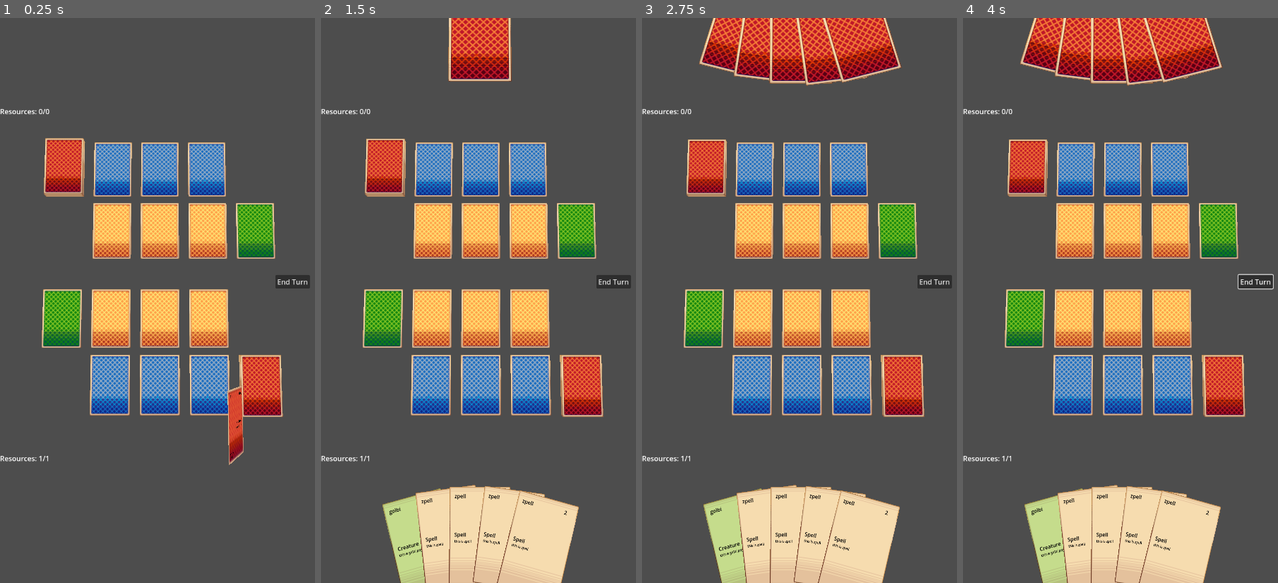
Above: before the commit, frames 1-4 (left to right).
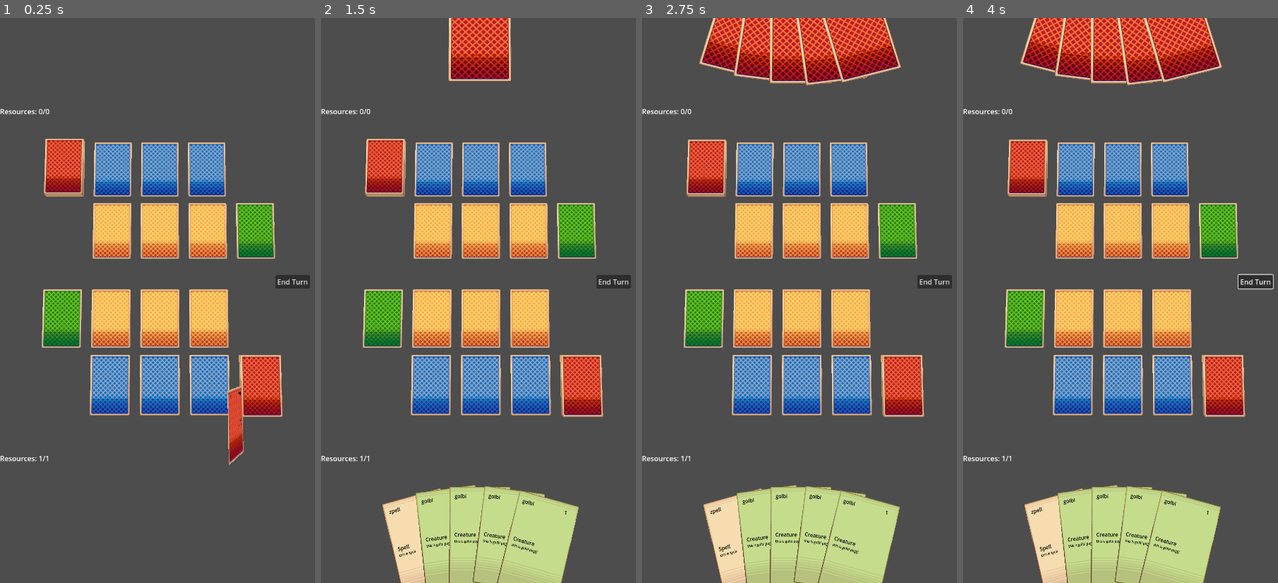
Above: after the commit, the same moments.

Repository: akaFalk/tcg
Game: Godot game, scene res://scenes/main.tscn
The game is run twice, just before and just after one commit, with the same random seed, the same clock (stepped at 60 frames per second) and the same inputs.
Inputs (mouse positions are in pixels of both pictures, inside the frame that each line leads up to):
- Up to frame 1 (0.25 s): no input
- Up to frame 2 (1.5 s): tap Enter at 0.5 s; move the mouse to (550, 272) at 0.52 s; hold Up (ui_up) 0.53-1.25 s; tap O at 0.6 s; click (550, 272) at 0.67 s; drag from (415, 328) to (462, 413) at 1.27 s
- Up to frame 3 (2.75 s): move the mouse to (834, 176) at 2.02 s; hold Up (ui_up) from 2.03 s (still down); tap Shift at 2.1 s
- Up to frame 4 (4 s): release Up (ui_up) at 2.75 s; click "End Turn" at 2.75 s; tap Space at 3.5 s; drag from (1104, 413) to (1026, 215) at 3.52 s

The runs differ from the first frame. In frame 1, 0.2% of the frame differs, in the area x 13-90%, y 21-79%; in frame 2, 9.2%, in the area x 13-90%, y 21-100%; in frame 3, 9.2%; in frame 4, 9.2%.

Commit message:
dynamically load decks from resources

Diff:
--- /dev/null
+++ b/data/dummy_deck.tres
@@ -0,0 +1,11 @@
+[gd_resource type="Resource" script_class="DeckDefinition" load_steps=5 format=3 uid="uid://blh20038k3j8k"]
+
+[ext_resource type="Script" uid="uid://bgokkv64q1uju" path="res://scripts/resources/cards/card_data.gd" id="1_txy66"]
+[ext_resource type="Script" uid="uid://bpbh3m0e045nv" path="res://scripts/resources/deck_definition.gd" id="2_7hequ"]
+[ext_resource type="Resource" uid="uid://d0jwr8o7i8v0a" path="res://data/cards/golbi.tres" id="2_by38t"]
+[ext_resource type="Resource" uid="uid://bljy587kualaq" path="res://data/cards/magic_card.tres" id="3_6i32b"]
+
+[resource]
+script = ExtResource("2_7hequ")
+cards = Array[ExtResource("1_txy66")]([ExtResource("2_by38t"), ExtResource("2_by38t"), ExtResource("2_by38t"), ExtResource("2_by38t"), ExtResource("2_by38t"), ExtResource("2_by38t"), ExtResource("2_by38t"), ExtResource("2_by38t"), ExtResource("2_by38t"), ExtResource("2_by38t"), ExtResource("2_by38t"), ExtResource("2_by38t"), ExtResource("3_6i32b"), ExtResource("3_6i32b"), ExtResource("2_by38t"), ExtResource("3_6i32b"), ExtResource("3_6i32b"), ExtResource("3_6i32b"), ExtResource("3_6i32b"), ExtResource("3_6i32b")])
+metadata/_custom_type_script = "uid://bpbh3m0e045nv"
--- a/scenes/main.tscn
+++ b/scenes/main.tscn
@@ -7,6 +7,7 @@
 [ext_resource type="Texture2D" uid="uid://ctun7c2ec82y7" path="res://assets/card-back3.png" id="3_choun"]
 [ext_resource type="Resource" uid="uid://c5g282k7lsafi" path="res://data/player_hand.tres" id="3_muem4"]
 [ext_resource type="Script" uid="uid://c5jpt1q3vulgi" path="res://scripts/entities/hands/player_hand.gd" id="4_1nvsg"]
+[ext_resource type="Resource" uid="uid://blh20038k3j8k" path="res://data/dummy_deck.tres" id="5_yc10j"]
 [ext_resource type="PackedScene" uid="uid://c55oevxm0q8ee" path="res://scenes/deck.tscn" id="6_85g3d"]
 [ext_resource type="Script" uid="uid://c6iv3vhdxdf6g" path="res://scripts/systems/input/input_handler.gd" id="6_n1dqr"]
 [ext_resource type="Script" uid="uid://b1g1uel55m1wn" path="res://scripts/ui/resource_ui.gd" id="8_jkv2x"]
@@ -43,6 +44,7 @@
 transform = Transform3D(0.5, 0, 0, 0, 0.5, 0, 0, 0, 0.5, 2.7, 0.4, 0)
 card_loader = NodePath("../../CardLoader")
 card_hover_system = NodePath("../../Systems/Input/CardHoverSystem")
+deck_definition = ExtResource("5_yc10j")
 
 [node name="CreatureCardSlot1" parent="PlayerField" instance=ExtResource("3_0w6vj")]
 transform = Transform3D(0.50088, 0, 0, 0, 0.50088, 0, 0, 0, 0.50088, 0.9, 1.2, 0)
@@ -130,6 +132,7 @@
 card_loader = NodePath("../../CardLoader")
 card_hover_system = NodePath("../../Systems/Input/CardHoverSystem")
 player = 1
+deck_definition = ExtResource("5_yc10j")
 
 [node name="OpponentHand" type="Node3D" parent="OpponentField" node_paths=PackedStringArray("camera", "turn_system", "deck")]
 script = ExtResource("10_a8y0u")
--- a/scripts/entities/deck.gd
+++ b/scripts/entities/deck.gd
@@ -5,18 +5,19 @@
 @export var card_loader: CardLoader
 @export var card_hover_system: CardHoverSystem
 @export var player: PlayerData.Type = PlayerData.Type.PLAYER
+@export var deck_definition: DeckDefinition
 
 signal card_drawn(card: Card)
 
-var deck_definition: Array[String] = ["Golbi", "Golbi", "Golbi", "MagicCard", "MagicCard", "MagicCard", "Golbi", "Golbi", "MagicCard", "MagicCard", "MagicCard", "Golbi", "Golbi", "MagicCard", "MagicCard", "MagicCard", "Golbi", "Golbi", "MagicCard", "MagicCard", "MagicCard"]
 var cards: Array[Card]
 
 func initialize_deck() -> void:
-	deck_definition.shuffle()
-	var total_cards = deck_definition.size()
+	deck_definition.cards.shuffle()
+	var total_cards = deck_definition.cards.size()
+	var index = 0
 
-	for index in range(total_cards):
-		var card: Card = card_loader.create_card(deck_definition[index])
+	for card_data in deck_definition.cards:
+		var card: Card = card_loader.create_card(card_data)
 		card.player = player
 		cards.append(card)
 
@@ -24,6 +25,7 @@
 		card.position = Vector3(position.x, position.y, position.z + z_position)
 		card.scale = scale
 		card_hover_system.add_child(card)
+		index += 1
 
 func draw_card() -> void:
 	if cards.is_empty(): return
--- /dev/null
+++ b/scripts/resources/deck_definition.gd
@@ -0,0 +1,3 @@
+class_name DeckDefinition extends Resource
+
+@export var cards: Array[CardData]
--- a/scripts/systems/card_loader.gd
+++ b/scripts/systems/card_loader.gd
@@ -3,9 +3,7 @@
 const CREATURE_CARD_SCENE_PATH = "res://scenes/cards/creature_card.tscn"
 const SPELL_CARD_SCENE_PATH = "res://scenes/cards/spell_card.tscn"
 
-func create_card(card_name: String) -> Card:
-	var card_data: CardData = load("res://data/cards/" + card_name.to_snake_case() + ".tres")
-
+func create_card(card_data: CardData) -> Card:
 	var scene_path: String
 	match card_data.type:
 		CardData.Type.CREATURE:
Not shown: 1 places in scenes/main.tscn that only renumber resources
Not shown, added: scripts/resources/deck_definition.gd.uid
